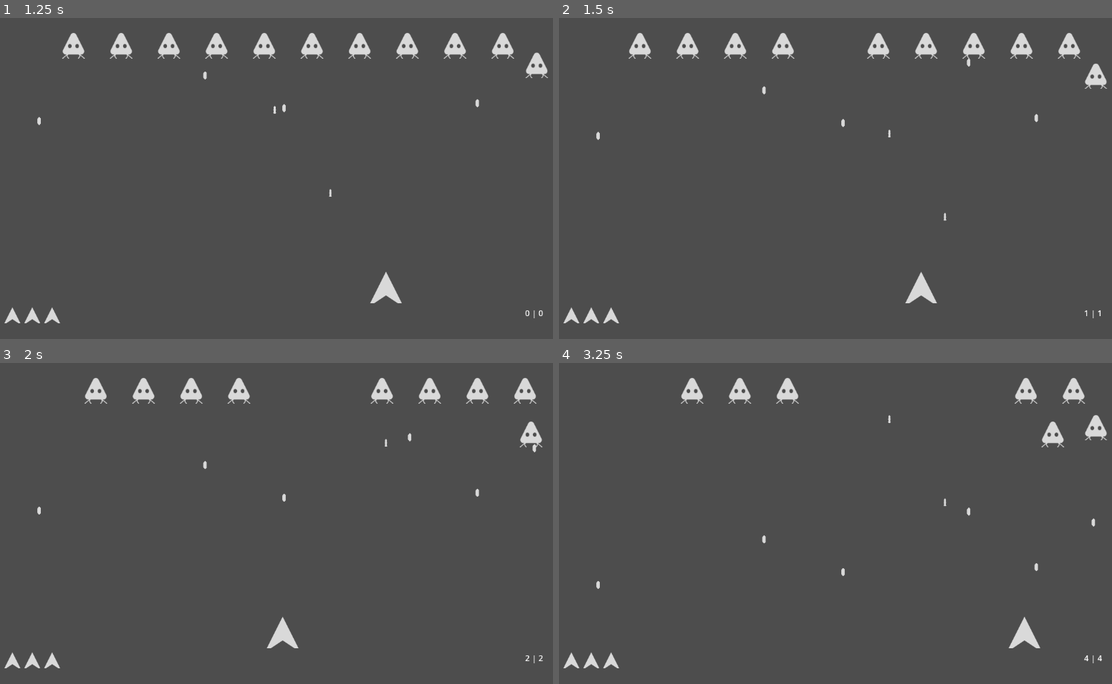
Above: before the commit, frames 1-4 (two rows, left to right).
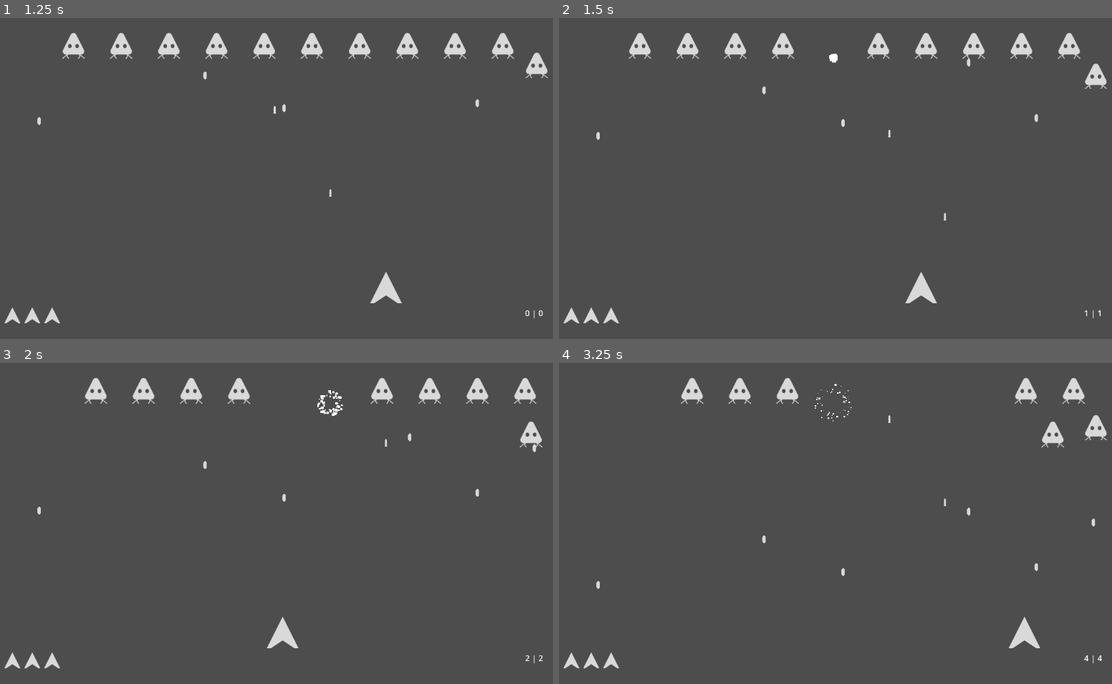
Above: after the commit, the same moments.

Repository: DevlinRocha/space-invaders
Game: Godot game, scene res://scenes/main.tscn
The game is run twice, just before and just after one commit, with the same random seed, the same clock (stepped at 60 frames per second) and the same inputs.
Inputs:
- Up to frame 1 (1.25 s): hold D (right) from 0.53 s (still down); hold Space (shoot) from 0.53 s (still down)
- Up to frame 2 (1.5 s): release D (right) at 1.28 s; release Space (shoot) at 1.28 s; hold A (left) from 1.28 s (still down); tap Space (shoot) at 1.35 s
- Up to frame 3 (2 s): keep holding A (left)
- Up to frame 4 (3.25 s): release A (left) at 2.03 s; hold Space (shoot) 2.03-2.78 s; hold D (right) from 2.03 s (still down); tap Space (shoot) at 2.85 s

Frame 1 is identical in both runs. In frame 2, less than 0.1% of the frame differs, in the area x 48-51%, y 11-15%; in frame 3, 0.1%, in the area x 57-63%, y 8-17%; in frame 4, less than 0.1%.

Commit message:
rockets explode on enemy hit

Diff:
--- a/scripts/rocket.gd
+++ b/scripts/rocket.gd
@@ -13,7 +13,7 @@
 func _on_body_entered(body: Node) -> void:
 	if body is Enemy:
 		body.queue_free()
-		queue_free()
+		explode()
 		await body.tree_exited
 		body.enemy_hit.emit()
 
@@ -25,3 +25,12 @@
 
 func _physics_process(delta: float) -> void:
 	global_position += Vector2(0, -SPEED)
+
+
+func explode() -> void:
+	const EXPLOSION := preload("res://effects/explosion.tscn")
+	var new_explosion := EXPLOSION.instantiate()
+	add_sibling(new_explosion)
+	new_explosion.global_position = global_position
+	new_explosion.emitting = true
+	queue_free()
